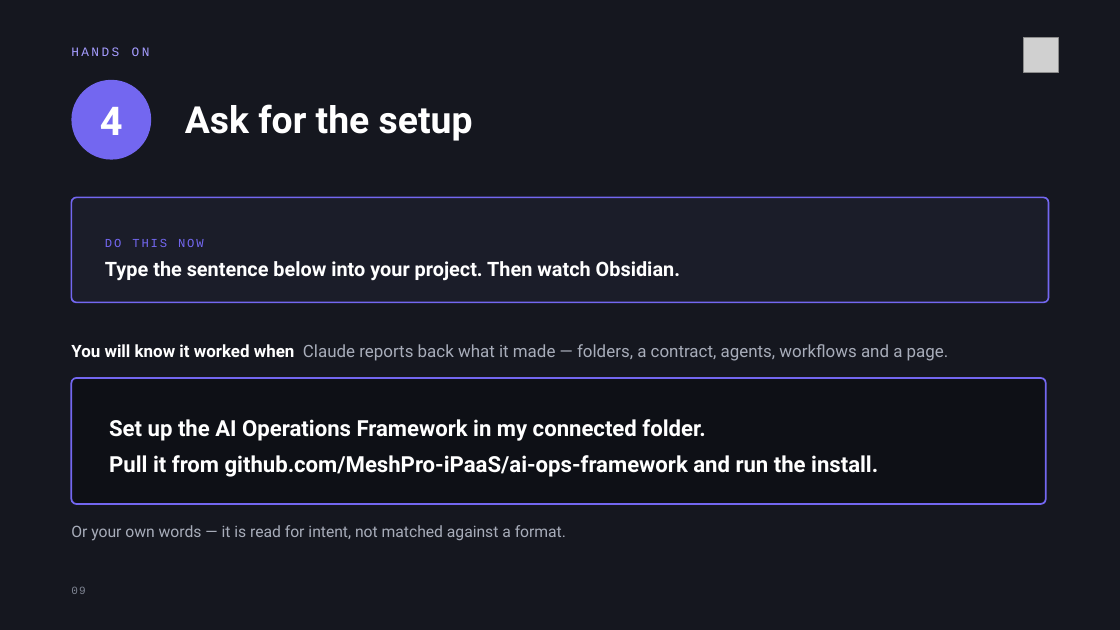
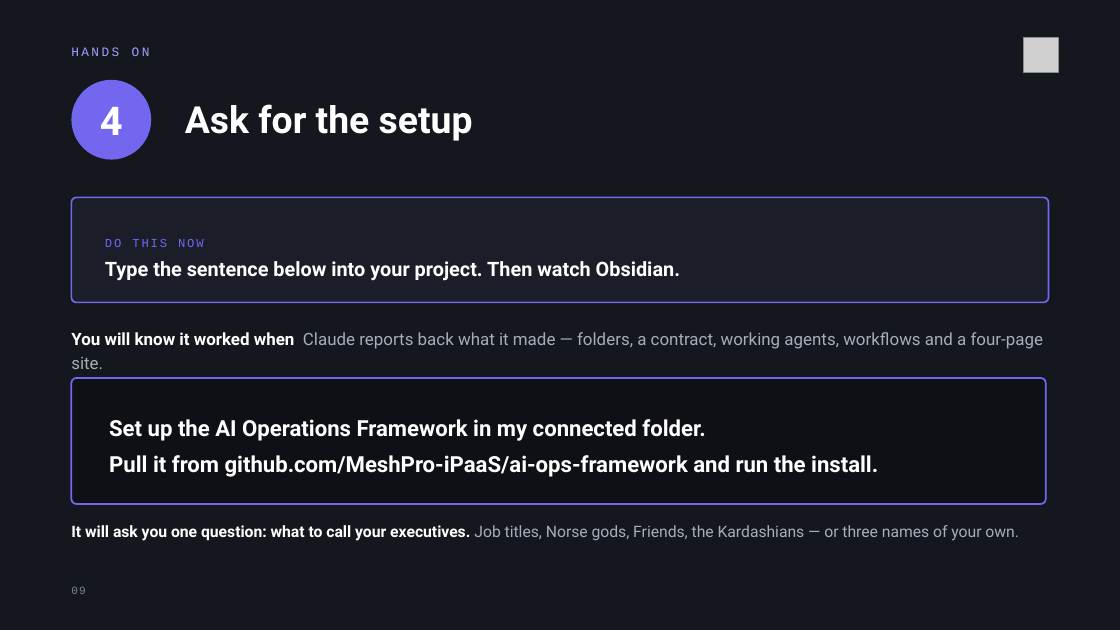
Before and after one commit to MeshPro-iPaaS/ai-ops-framework, a slide deck: slide 9 of docs/Architecture for Agents — a hands-on hour.pptx. Drawn at 1120x630 pixels with LibreOffice and Linux fonts; fonts in the diff are those of the drawing; grey boxes stand for pictures. Boxes give left, top, right and bottom in pixels: in the first picture for what was removed or moved away, otherwise in the second. Text is boxed around its words. In the diff, an @@ line names an element or a change of style, - is before the commit and + after.

```diff
--- a/docs/Architecture for Agents — a hands-on hour.pptx
+++ b/docs/Architecture for Agents — a hands-on hour.pptx
@@ text at (71, 332, 1043, 369): text changed @@
-You will know it worked when Claude reports back what it made — folders, a contract, agents, workflows and a page.
+You will know it worked when Claude reports back what it made — folders, a contract, working agents, workflows and a four-page site.
@@ text at (71, 525, 1019, 541): text changed @@
-Or your own words — it is read for intent, not matched against a format.
+It will ask you one question: what to call your executives. Job titles, Norse gods, Friends, the Kardashians — or three names of your own.
```
Also in this commit, not shown: 2 other slides changed, 1 slide added, 1 slide removed, 1 other file.
